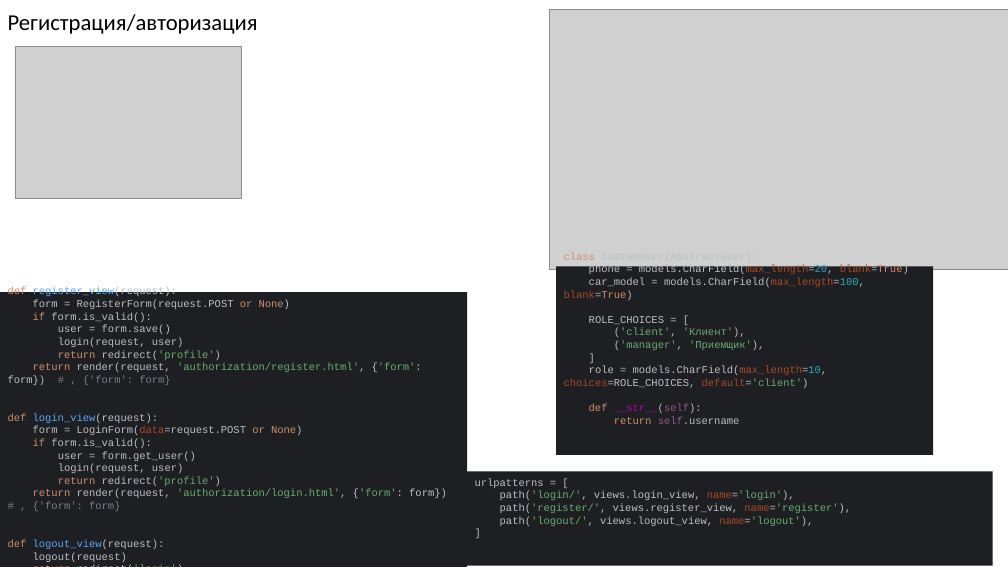
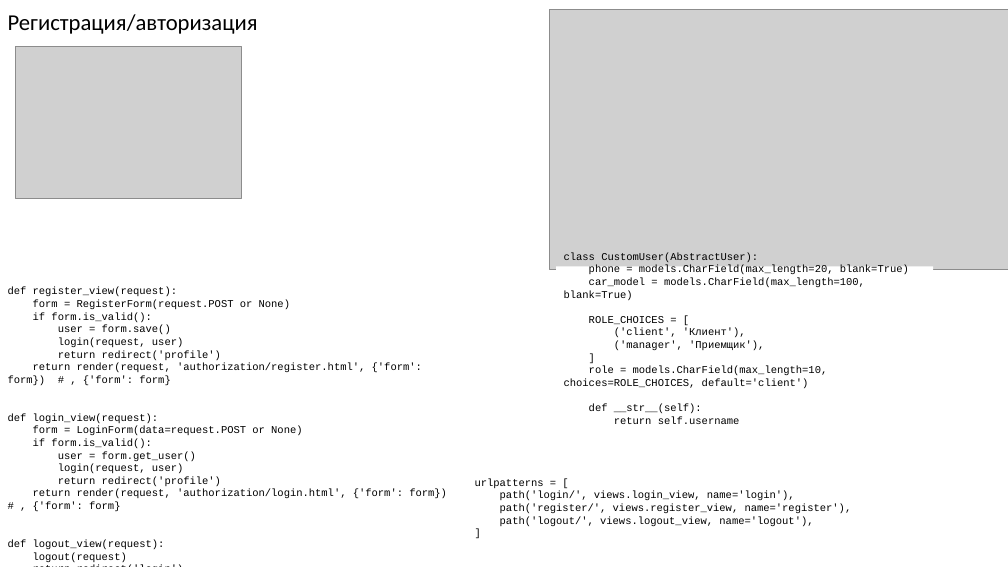
Before and after one commit to WhISLo/vkr, a slide deck: slide 9 of ВЫПУСКНАЯ КВАЛИФИКАЦИОННАЯ РАБОТА.pptx. Drawn at 1008x567 pixels with LibreOffice and Linux fonts; fonts in the diff are those of the drawing; grey boxes stand for pictures. Boxes give left, top, right and bottom in pixels: in the first picture for what was removed or moved away, otherwise in the second. Text is boxed around its words. In the diff, an @@ line names an element or a change of style, - is before the commit and + after.

```diff
--- a/ВЫПУСКНАЯ КВАЛИФИКАЦИОННАЯ РАБОТА.pptx
+++ b/ВЫПУСКНАЯ КВАЛИФИКАЦИОННАЯ РАБОТА.pptx
@@ text "class CustomUser(AbstractUser): phone = models.CharField(max ..." at (x1=557, y1=263, x2=934, y2=459): text colour #CF8E6D to #000000 in "class blank=True) blank=True) def return"; text colour #BCBEC4 to #000000 in "CustomUser(AbstractUser): phone = models.CharField(max_lengt ..."; text colour #AA4926 to #000000 in "models.CharField(max_length=20, blank=True) models.CharField ..."; text colour #2AACB8 to #000000 in "models.CharField(max_length=20, models.CharField(max_length= ..."; text colour #6AAB73 to #000000 in "('client', 'Клиент'), ('manager', 'Приемщик'), default='clie ..."; text colour #B200B2 to #000000 in "__str__(self):"; text colour #94558D to #000000 in "__str__(self): self.username"; fill #1E1F22 to #FFFFFF @@
@@ text "def register_view(request): form = RegisterForm(request.POST ..." moved from (x1=0, y1=292, x2=467, y2=567) to (x1=8, y1=287, x2=447, y2=562) @@
@@ text "def register_view(request): form = RegisterForm(request.POST ..." at (x1=8, y1=287, x2=447, y2=562): text colour #CF8E6D to #000000 in "def or None) if return return def ..."; text colour #56A8F5 to #000000 in "register_view(request): login_view(request): logout_view(req ..."; text colour #BCBEC4 to #000000 in "register_view(request): form = RegisterForm(request.POST Non ..."; text colour #6AAB73 to #000000 in "redirect('profile') 'authorization/register.html', {'form':  ..."; text colour #7A7E85 to #000000 in "# , {'form': form} # , {'form': ..."; text colour #AA4926 to #000000 in "LoginForm(data=request.POST"; fill #1E1F22 to none @@
@@ text "urlpatterns = [ path('login/', views.login_view, ..." moved from (x1=467, y1=472, x2=993, y2=566) to (x1=475, y1=478, x2=852, y2=526) @@
@@ text "urlpatterns = [ path('login/', views.login_view, ..." at (x1=475, y1=478, x2=852, y2=526): text colour #BCBEC4 to #000000 in "urlpatterns = [ path('login/', views.login_view, name='login ..."; text colour #6AAB73 to #000000 in "path('login/', name='login'), path('register/', name='regist ..."; text colour #AA4926 to #000000 in "name='login'), name='register'), name='logout'),"; fill #1E1F22 to none @@
```
Also in this commit, not shown: 7 other slides changed, 1 slide added, 1 slide removed, 7 other files.
